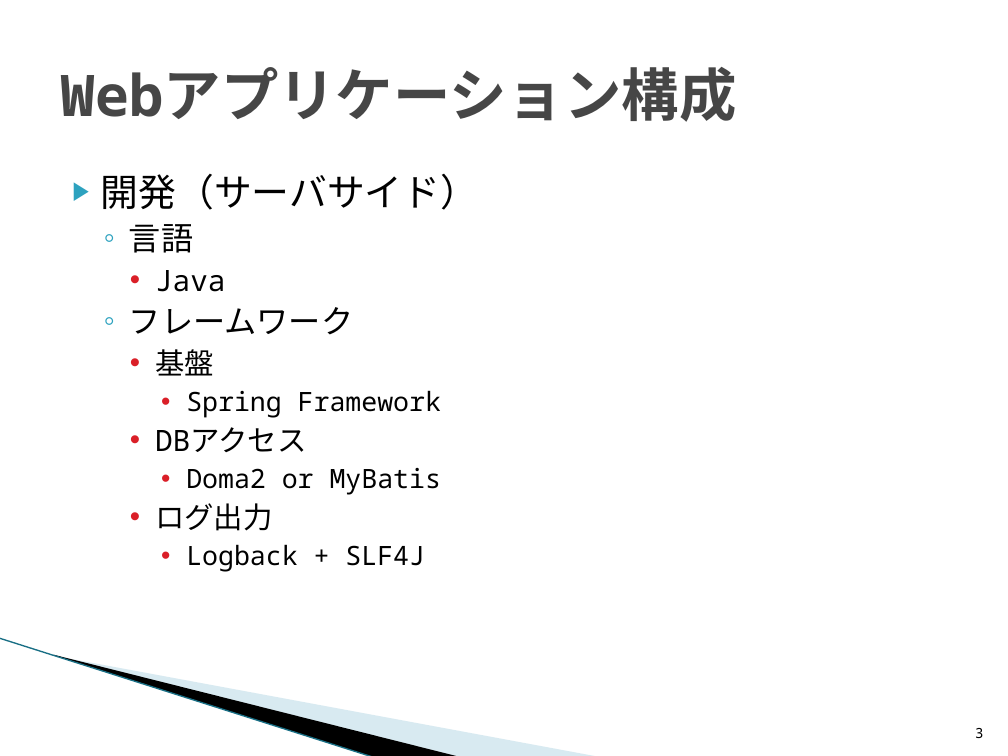
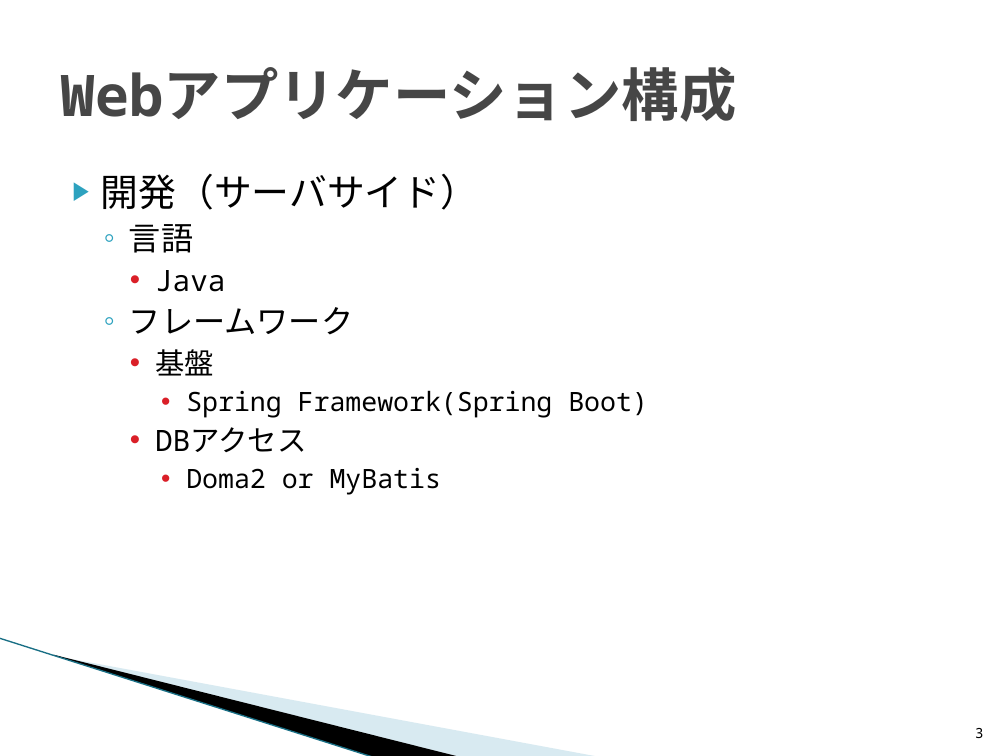
Before and after one commit to around7days/AppFreeMemo, a slide deck: slide 3 of Webアプリケーション構成.pptx. Drawn at 1008x756 pixels with LibreOffice and Linux fonts; fonts in the diff are those of the drawing; background and template pictures are left out. Boxes give left, top, right and bottom in pixels: in the first picture for what was removed or moved away, otherwise in the second. Text is boxed around its words. In the diff, an @@ line names an element or a change of style, - is before the commit and + after.

```diff
--- a/Webアプリケーション構成.pptx
+++ b/Webアプリケーション構成.pptx
@@ text at <box>186,390,648,418</box>: text changed @@
-      • Spring Framework
+      • Spring Framework(Spring Boot)
@@ text at <box>155,503,425,572</box>: paragraphs removed @@
-    • ログ出力
-      • Logback + SLF4J
```
Also in this commit, not shown: 3 other slides changed, 1 slide added.
